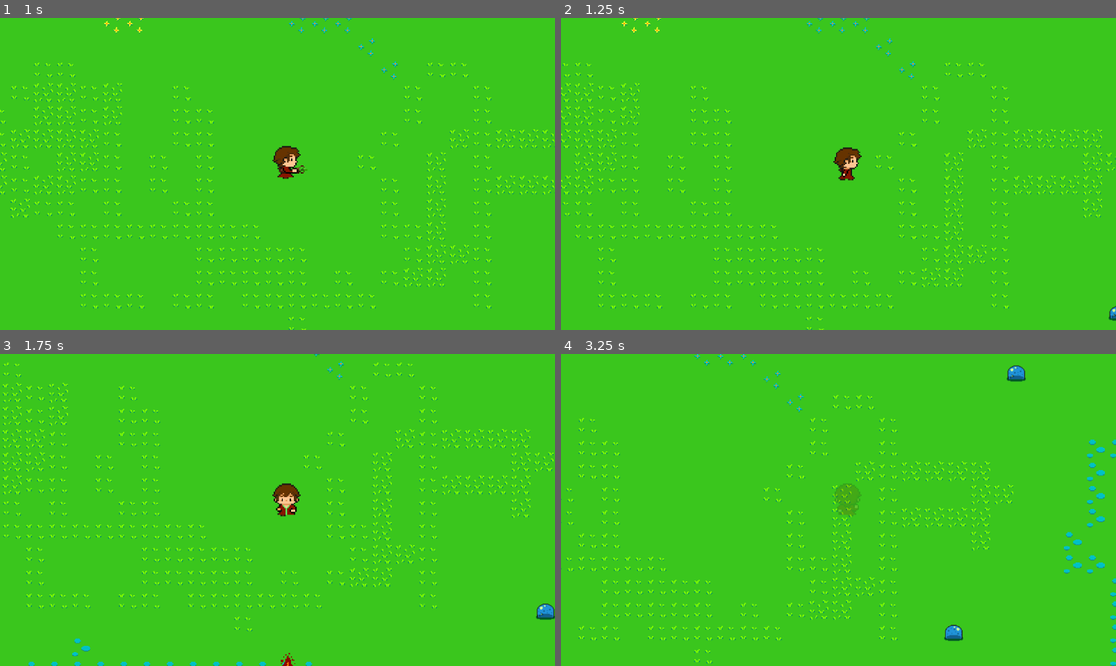
Above: before the commit, frames 1-4 (two rows, left to right).
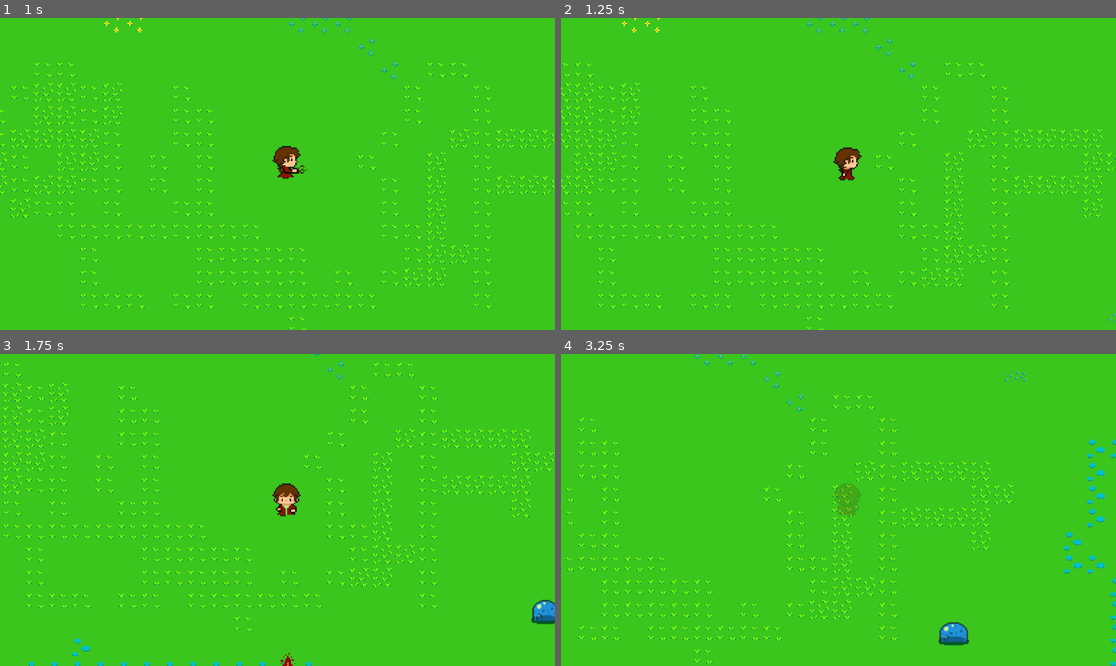
Above: after the commit, the same moments.

Repository: AlexGarciaPrada/Zelda-like-Game
Game: Godot game, scene res://PruebasAlex.tscn
Two runs of this game, one before a commit and one after it. Both use one fixed random seed, a clock stepped at 60 frames per second and the inputs below.
Inputs:
- Up to frame 1 (1 s): tap Enter at 0.5 s; hold Right (ui_right) from 0.53 s (still down); tap M (Attack) at 0.6 s
- Up to frame 2 (1.25 s): keep holding Right (ui_right)
- Up to frame 3 (1.75 s): release Right (ui_right) at 1.28 s; hold Down (ui_down) from 1.28 s (still down); tap F (FireBall) at 1.35 s
- Up to frame 4 (3.25 s): release Down (ui_down) at 2.03 s; hold Right (ui_right) 2.03-2.78 s; tap I (Invisiblity) at 2.1 s; hold Up (ui_up) from 2.78 s (still down); tap Ctrl at 2.85 s

Frame 1 is identical in both runs. In frame 2, less than 0.1% of the frame differs, in the area x 98-100%, y 92-98%; in frame 3, 0.2%; in frame 4, 0.5%, in the area x 67-84%, y 3-94%.

Commit message:
Más fixeado

Diff:
--- a/Enemies/enemy_proof.gd
+++ b/Enemies/enemy_proof.gd
@@ -6,6 +6,7 @@
 var life = 2
 var weapons_in_area = []
 var clue ="down"
+var is_dying = false
 @onready var animation= $AnimatedSprite2D
 @onready var enemyarea=$Area2D
 func _on_area_2d_area_entered(area):
@@ -13,21 +14,24 @@
 		weapons_in_area.append(area)
 
 func _physics_process(delta):
-	for weapon in weapons_in_area:
-		if weapon.is_visible_in_tree():
-			life -= 1
-			weapons_in_area.erase(weapon)
-			if life >=1:
-				animation.modulate.r=255
-				await get_tree().create_timer(0.5).timeout
-				animation.modulate.r=1
-			break
-		else:
-			weapons_in_area.erase(weapon)
-	if life < 1:
-		queue_free()
-	_short_attack_area()
-	_movement()
+	if !is_dying:
+		for weapon in weapons_in_area:
+			if weapon.is_visible_in_tree():
+				life -= 1
+				weapons_in_area.erase(weapon)
+				if life >=1:
+					animation.modulate.r=255
+					await get_tree().create_timer(0.5).timeout
+					animation.modulate.r=1
+				break
+			else:
+				weapons_in_area.erase(weapon)
+		_short_attack_area()
+		_movement()
+		if life < 1:
+			is_dying=true
+			animation.play("death down")
+
 
 
 
@@ -38,25 +42,31 @@
 
 func _movement():
 	var distance_to_player = position.distance_to(player.position)
-	if distance_to_player <= range && !player.is_invisible:
+	if distance_to_player <= range && !player.is_invisible && !is_dying:
 		velocity = position.direction_to(player.position) * speed
 		move_and_slide()
-	var direction= position.direction_to(player.position)
-	if abs(direction.y) > abs(direction.x):
-		if direction.y > 0:
-			animation.play("walk down")
-			clue = "down"
-		elif direction.y < 0 :
-			animation.play("walk up")
-			clue = "up"
-	else:
-		if direction.x > 0 :
-			animation.play("walk right")
-			clue = "right"
-		elif direction.x < 0:
-			animation.play("walk left")
-			clue = "left"
+		var direction= position.direction_to(player.position)
+		if abs(direction.y) > abs(direction.x):
+			if direction.y > 0:
+				animation.play("walk down")
+				clue = "down"
+			elif direction.y < 0 :
+				animation.play("walk up")
+				clue = "up"
+		else:
+			if direction.x > 0 :
+				animation.play("walk right")
+				clue = "right"
+			elif direction.x < 0:
+				animation.play("walk left")
+				clue = "left"
 func _short_attack_area():
 	for weapon in enemyarea.get_overlapping_areas():
 		if weapon.is_in_group("ShortAttack") && !weapons_in_area.has(weapon) && !weapon.is_visible_in_tree():
 			weapons_in_area.append(weapon)
+
+
+
+func _on_animated_sprite_2d_animation_finished():
+	if is_dying:
+		queue_free()
--- a/Enemies/enemy_proof.tscn
+++ b/Enemies/enemy_proof.tscn
@@ -185,6 +185,7 @@
 }]
 
 [node name="EnemyProof" type="CharacterBody2D"]
+scale = Vector2(1.5, 1.5)
 script = ExtResource("1_glkta")
 
 [node name="CollisionShape2D" type="CollisionShape2D" parent="."]
@@ -207,5 +208,6 @@
 visibility_layer = 2
 shape = SubResource("CircleShape2D_18ce5")
 
+[connection signal="animation_finished" from="AnimatedSprite2D" to="." method="_on_animated_sprite_2d_animation_finished"]
 [connection signal="area_entered" from="Area2D" to="." method="_on_area_2d_area_entered"]
 [connection signal="area_exited" from="Area2D" to="." method="_on_area_2d_area_exited"]
